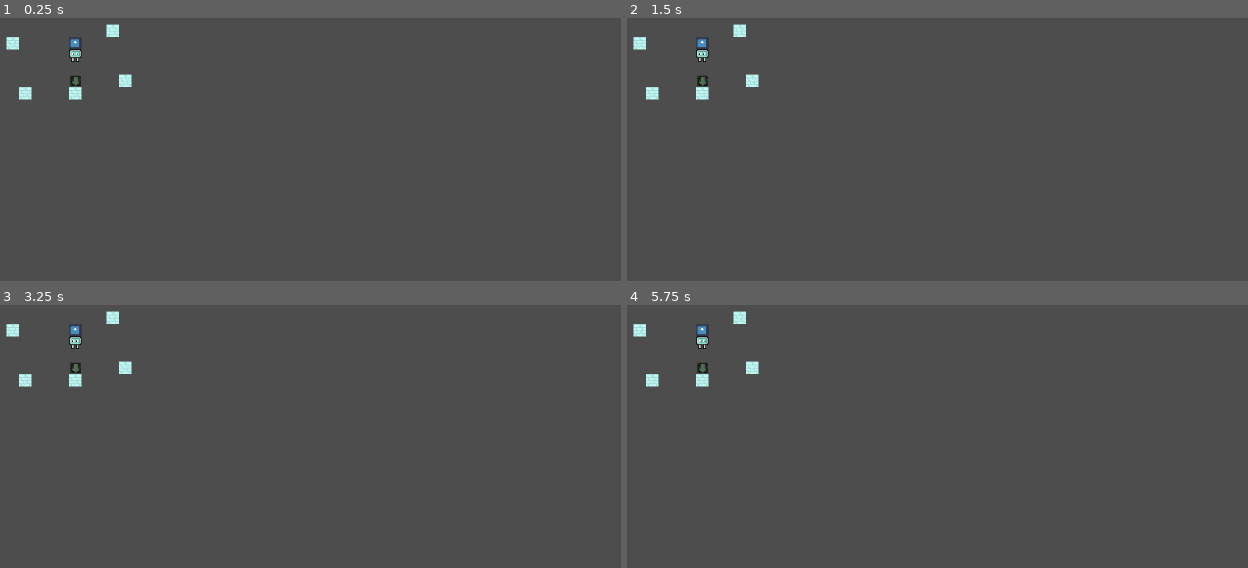
Above: before the commit, frames 1-4 (two rows, left to right).
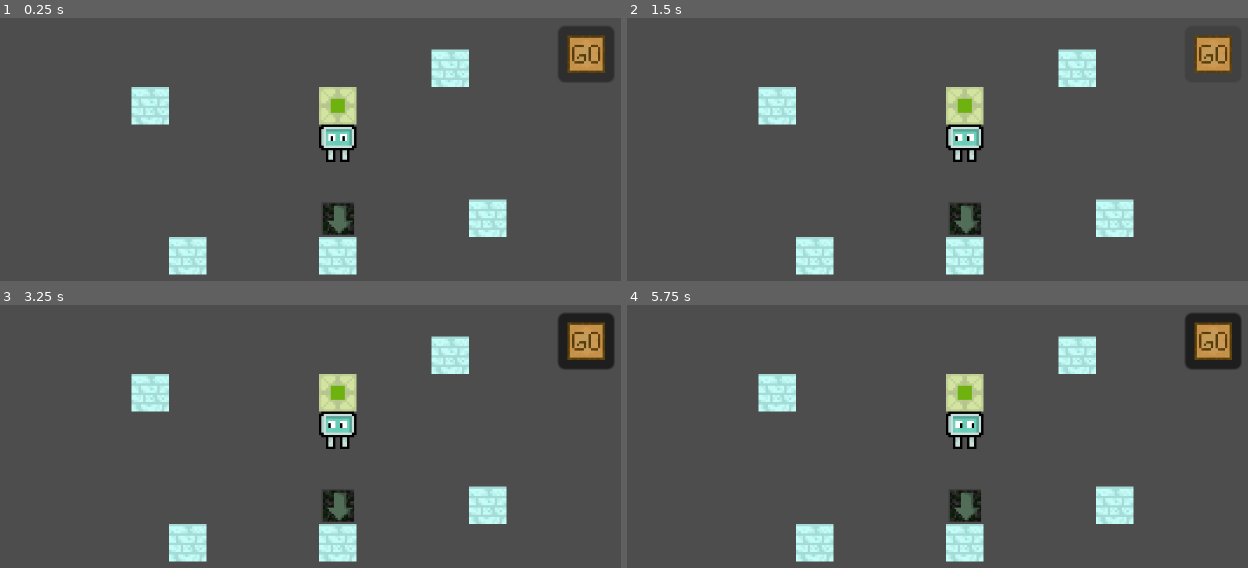
Above: after the commit, the same moments.

Repository: ZaRdEr15/taltech-gamecamp2024-jam-makers
Game: Godot game, scene res://main.tscn
The game is run twice, just before and just after one commit, with the same random seed, the same clock (stepped at 60 frames per second) and the same inputs. Before the commit the project has no main scene; this scene is started directly in both runs. The engine's default icon, where the game draws it, is replaced by a stand-in: a white triangle on a blue panel in a dark square.
Inputs (mouse positions are in pixels of both pictures, inside the frame that each line leads up to):
- Up to frame 1 (0.25 s): no input
- Up to frame 2 (1.5 s): click (1210, 54) at 0.52 s; click (1210, 54) at 1.27 s
- Up to frame 3 (3.25 s): click (583, 341) at 2.02 s; tap Enter at 2.75 s; move the mouse to (74, 368) at 2.77 s; hold Space (run) from 2.78 s (still down); click (74, 368) at 2.92 s
- Up to frame 4 (5.75 s): move the mouse to (outside the picture) at 3.52 s; release Space (run) at 3.53 s; tap Space (run) at 3.6, 5.1 s; click (outside the picture) at 3.67 s; move the mouse to (1049, 473) at 4.27 s; hold Space (run) 4.28-5.03 s; click (1049, 473) at 4.42 s; tap Enter at 5 s; move the mouse to (outside the picture) at 5.02 s; click (outside the picture) at 5.17 s

The runs differ from the first frame. In frame 1, 9.1% of the frame differs, in the area x 0-99%, y 2-98%; in frame 2, 8.2%; in frame 3, 9.2%; in frame 4, 9.2%.

Commit message:
Added go button and menu switch to main

Diff:
--- a/turn_towards_arrow.gd
+++ b/button_ui/go_button.gd
@@ -1,4 +1,4 @@
-extends Node
+extends Button
 
 
 # Called when the node enters the scene tree for the first time.
--- /dev/null
+++ b/button_ui/go_button.tscn
@@ -0,0 +1,13 @@
+[gd_scene load_steps=3 format=3 uid="uid://8ycwji5u5bc2"]
+
+[ext_resource type="Texture2D" uid="uid://ioe5ain6wihi" path="res://assets/knopka_go.png" id="1_asfcf"]
+[ext_resource type="Script" path="res://button_ui/go_button.gd" id="2_k41kd"]
+
+[node name="GoButton" type="Button"]
+offset_right = 24.0
+offset_bottom = 24.0
+focus_mode = 0
+toggle_mode = true
+icon = ExtResource("1_asfcf")
+icon_alignment = 1
+script = ExtResource("2_k41kd")
--- a/grid_map/layers.tscn
+++ b/grid_map/layers.tscn
@@ -1,20 +1,20 @@
 [gd_scene load_steps=33 format=4 uid="uid://c6fto6ba3qboh"]
 
 [ext_resource type="Texture2D" uid="uid://cfeqvwb8lr0os" path="res://assets/plains.png" id="1_tjyet"]
-[ext_resource type="Texture2D" uid="uid://c20f6xyctxjmx" path="res://art/wall.png" id="2_gllyd"]
-[ext_resource type="Texture2D" uid="uid://dvgvffm2wf5xe" path="res://art/lava.png" id="3_4kuuw"]
-[ext_resource type="Texture2D" uid="uid://ierk1xkdhv48" path="res://art/dirt.png" id="4_pflsg"]
-[ext_resource type="Texture2D" uid="uid://dnk0ard464761" path="res://art/combination.png" id="5_opgvq"]
-[ext_resource type="Texture2D" uid="uid://gieabb4ykp4t" path="res://art/grass_with_flowers.png" id="6_qo5hx"]
-[ext_resource type="Texture2D" uid="uid://c104o1gqblpjq" path="res://art/grass_with_flowers2.png" id="7_n6h2d"]
-[ext_resource type="Texture2D" uid="uid://c84eqgjknup63" path="res://art/wall_up2.png" id="8_7lkbr"]
-[ext_resource type="Texture2D" uid="uid://bsqrxm1ra1lhj" path="res://art/wall_up3.png" id="9_wvlmp"]
-[ext_resource type="Texture2D" uid="uid://bimybf8aef547" path="res://art/wall_up.png" id="10_pf000"]
-[ext_resource type="Texture2D" uid="uid://buu3jaqypblo0" path="res://art/pol.png" id="11_fyejx"]
-[ext_resource type="Texture2D" uid="uid://cjmna3ohl4qi4" path="res://art/pol_cracked.png" id="12_nadnk"]
-[ext_resource type="Texture2D" uid="uid://dtjutir0ue6jc" path="res://art/pol_cracked_moh.png" id="13_7gwg8"]
-[ext_resource type="Texture2D" uid="uid://d30krh2jud63y" path="res://art/plate_start.png" id="14_lj4ie"]
-[ext_resource type="Texture2D" uid="uid://h2ylt1mhpam4" path="res://art/plate_finish.png" id="15_3hnae"]
+[ext_resource type="Texture2D" uid="uid://c20f6xyctxjmx" path="res://assets/wall.png" id="2_gllyd"]
+[ext_resource type="Texture2D" uid="uid://dvgvffm2wf5xe" path="res://assets/lava.png" id="3_4kuuw"]
+[ext_resource type="Texture2D" uid="uid://ierk1xkdhv48" path="res://assets/dirt.png" id="4_pflsg"]
+[ext_resource type="Texture2D" uid="uid://dnk0ard464761" path="res://assets/combination.png" id="5_opgvq"]
+[ext_resource type="Texture2D" uid="uid://gieabb4ykp4t" path="res://assets/grass_with_flowers.png" id="6_qo5hx"]
+[ext_resource type="Texture2D" uid="uid://c104o1gqblpjq" path="res://assets/grass_with_flowers2.png" id="7_n6h2d"]
+[ext_resource type="Texture2D" uid="uid://c84eqgjknup63" path="res://assets/wall_up2.png" id="8_7lkbr"]
+[ext_resource type="Texture2D" uid="uid://bsqrxm1ra1lhj" path="res://assets/wall_up3.png" id="9_wvlmp"]
+[ext_resource type="Texture2D" uid="uid://bimybf8aef547" path="res://assets/wall_up.png" id="10_pf000"]
+[ext_resource type="Texture2D" uid="uid://buu3jaqypblo0" path="res://assets/pol.png" id="11_fyejx"]
+[ext_resource type="Texture2D" uid="uid://cjmna3ohl4qi4" path="res://assets/pol_cracked.png" id="12_nadnk"]
+[ext_resource type="Texture2D" uid="uid://dtjutir0ue6jc" path="res://assets/pol_cracked_moh.png" id="13_7gwg8"]
+[ext_resource type="Texture2D" uid="uid://d30krh2jud63y" path="res://assets/plate_start.png" id="14_lj4ie"]
+[ext_resource type="Texture2D" uid="uid://h2ylt1mhpam4" path="res://assets/plate_finish.png" id="15_3hnae"]
 
 [sub_resource type="TileMapPattern" id="TileMapPattern_nqdxq"]
 tile_data = PackedInt32Array(0, 131072, 1, 65536, 131072, 1, 131072, 131072, 1, 196608, 131072, 1, 262144, 131072, 1, 3 …(5190 unchanged characters)…
--- a/main.tscn
+++ b/main.tscn
@@ -1,9 +1,11 @@
-[gd_scene load_steps=5 format=3 uid="uid://bfetb3c1xjf1t"]
+[gd_scene load_steps=7 format=3 uid="uid://bfetb3c1xjf1t"]
 
 [ext_resource type="PackedScene" uid="uid://dnxt4oyogmrlp" path="res://robot/robot.tscn" id="1_k3i1n"]
 [ext_resource type="PackedScene" uid="uid://d1xhbns3jsn32" path="res://block_test/block.tscn" id="2_34gt5"]
 [ext_resource type="PackedScene" uid="uid://c5b8xoy8m2wct" path="res://plate/arrow_plate.tscn" id="3_gmpwo"]
 [ext_resource type="PackedScene" uid="uid://yrflrd5v4576" path="res://plate/exit.tscn" id="4_v14l6"]
+[ext_resource type="PackedScene" uid="uid://8ycwji5u5bc2" path="res://button_ui/go_button.tscn" id="5_7w3ia"]
+[ext_resource type="AudioStream" uid="uid://cli4bapcfktil" path="res://sound/music.mp3" id="6_woxmo"]
 
 [node name="Main" type="Node2D"]
 
@@ -30,3 +32,20 @@
 
 [node name="ArrowPlate" parent="." instance=ExtResource("3_gmpwo")]
 position = Vector2(168, 88)
+
+[node name="GoButton" parent="." instance=ExtResource("5_7w3ia")]
+offset_left = 262.0
+offset_top = 6.0
+offset_right = 286.0
+offset_bottom = 30.0
+
+[node name="Camera2D" type="Camera2D" parent="."]
+anchor_mode = 0
+zoom = Vector2(3, 3)
+
+[node name="AudioStreamPlayer" type="AudioStreamPlayer" parent="."]
+stream = ExtResource("6_woxmo")
+volume_db = -13.117
+autoplay = true
+
+[connection signal="pressed" from="GoButton" to="Robot" method="_on_go_button_pressed"]
--- /dev/null
+++ b/menu/menu.tscn
@@ -0,0 +1,44 @@
+[gd_scene load_steps=4 format=3 uid="uid://dks8qpfek337x"]
+
+[ext_resource type="Texture2D" uid="uid://djs4mnx8cjhhp" path="res://assets/jammed_title.png" id="1_4eelv"]
+[ext_resource type="Texture2D" uid="uid://csh46l2uduhb1" path="res://assets/play_button.png" id="2_4popj"]
+[ext_resource type="Script" path="res://menu/play.gd" id="3_xvof8"]
+
+[node name="Menu" type="Control"]
+layout_mode = 3
+anchors_preset = 15
+anchor_right = 1.0
+anchor_bottom = 1.0
+grow_horizontal = 2
+grow_vertical = 2
+
+[node name="ColorRect" type="ColorRect" parent="."]
+layout_mode = 0
+offset_right = 339.0
+offset_bottom = 264.0
+color = Color(0.522818, 0.528236, 0.692002, 1)
+
+[node name="TextureRect" type="TextureRect" parent="."]
+layout_mode = 0
+offset_left = 11.0
+offset_top = 1.0
+offset_right = 326.0
+offset_bottom = 251.0
+texture = ExtResource("1_4eelv")
+
+[node name="Button" type="Button" parent="."]
+layout_mode = 0
+offset_left = 125.0
+offset_top = 221.0
+offset_right = 213.0
+offset_bottom = 247.0
+focus_mode = 0
+toggle_mode = true
+icon = ExtResource("2_4popj")
+script = ExtResource("3_xvof8")
+
+[node name="Camera2D" type="Camera2D" parent="."]
+anchor_mode = 0
+zoom = Vector2(3, 3)
+
+[connection signal="pressed" from="Button" to="Button" method="_on_pressed"]
--- /dev/null
+++ b/menu/play.gd
@@ -0,0 +1,18 @@
+extends Button
+
+
+var main = preload("res://main.tscn")
+
+
+# Called when the node enters the scene tree for the first time.
+func _ready() -> void:
+	pass # Replace with function body.
+
+
+# Called every frame. 'delta' is the elapsed time since the previous frame.
+func _process(delta: float) -> void:
+	pass
+
+
+func _on_pressed() -> void:
+	get_tree().change_scene_to_packed(main)
--- a/plate/exit.tscn
+++ b/plate/exit.tscn
@@ -1,7 +1,7 @@
 [gd_scene load_steps=4 format=3 uid="uid://yrflrd5v4576"]
 
-[ext_resource type="Texture2D" uid="uid://dyufomctr4tm5" path="res://assets/icon.svg" id="1_0p5no"]
 [ext_resource type="Script" path="res://plate/exit.gd" id="1_5xfat"]
+[ext_resource type="Texture2D" uid="uid://h2ylt1mhpam4" path="res://assets/plate_finish.png" id="2_0s0pr"]
 
 [sub_resource type="RectangleShape2D" id="RectangleShape2D_k32w0"]
 size = Vector2(4, 4)
@@ -11,8 +11,8 @@
 script = ExtResource("1_5xfat")
 
 [node name="Sprite2D" type="Sprite2D" parent="."]
-scale = Vector2(0.125, 0.125)
-texture = ExtResource("1_0p5no")
+z_index = -1
+texture = ExtResource("2_0s0pr")
 
 [node name="CollisionShape2D" type="CollisionShape2D" parent="."]
 shape = SubResource("RectangleShape2D_k32w0")
--- a/project.godot
+++ b/project.godot
@@ -11,7 +11,7 @@
 [application]
 
 config/name="taltech-gamecamp2024-jam-makers"
-run/main_scene="res://node_2d.tscn"
+run/main_scene="res://menu/menu.tscn"
 config/features=PackedStringArray("4.3", "Forward Plus")
 config/icon="res://assets/icon.svg"
 
--- a/robot/robot.gd
+++ b/robot/robot.gd
@@ -90,3 +90,12 @@
 	if $Animation.animation == "level_done":
 		can_move = true
 		current_direction = starting_direction
+
+
+func _on_go_button_pressed() -> void:
+	if pause:
+		pause = false
+		$Timer.start(TIMER_WAIT)
+	else:
+		pause = true
+		$Timer.stop()
Not shown, added: assets/jammed_title.png.import
Not shown, added: menu/men93F0.tmp
